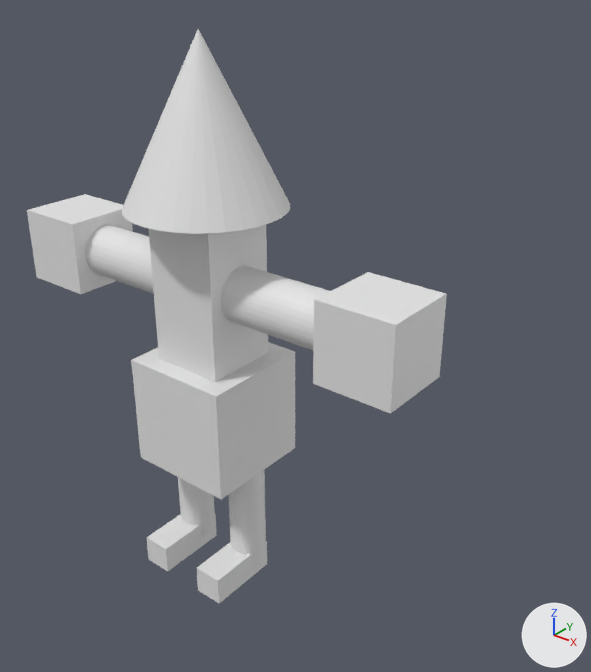
Two versions of the FBX model Game/res/models/body.fbx, one commit apart.
Both versions are drawn from a 50 mm lens placed at (6.75, -6.74, 6.87), pointed at (0.16, 1.49, 1.77). Arrows for +X, +Y and +Z are at lower right; the lights stay in place. Where no turn or scale is listed for an object, it has been applied to the vertices.

The first picture shows 'Body', 'Head', 'Hip', 'Left Arm', 'Left Foot', 'Left Hand', 'Left Leg', 'Right Arm', 'Right Foot', 'Right Hand', 'Right Leg'.
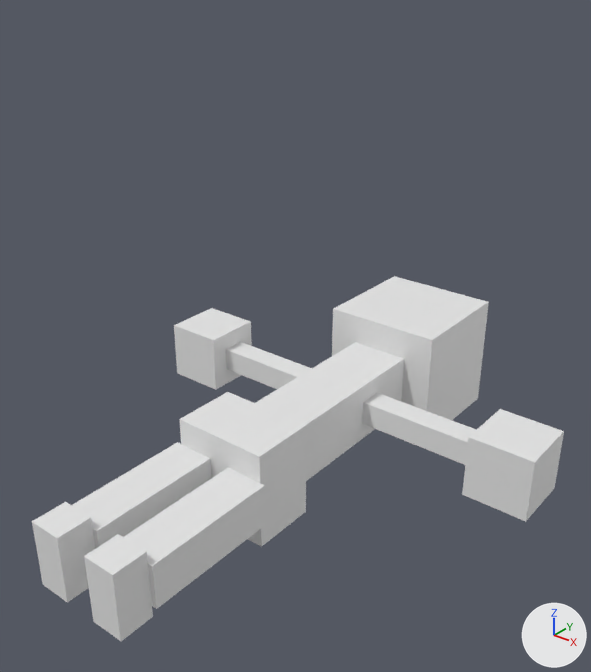
Patch to the scene script:
```diff
--- a/Game/res/models/body.fbx.py
+++ b/Game/res/models/body.fbx.py
@@ me_right_leg @@
-me_right_leg.from_pydata(...)  # 64 vertices, 34 faces; spans x -0.25..0.25, y -0.25..0.25, z -1.0..1.0
+me_right_leg.from_pydata(...)  # 8 vertices, 6 faces; spans x -0.33..0.33, y -1.0..1.0, z -0.33..0.33
+# me_right_leg part 10: 64 vertices removed from x -0.25..0.25, y -0.25..0.25, z -1.0..1.0
+# me_right_leg part 11: 8 vertices added at x -0.33..0.33, y -1.0..1.0, z -0.33..0.33, forming a box
@@ me_left_arm @@
-me_left_arm.from_pydata(...)  # 64 vertices, 34 faces; spans x -1.0..1.0, y -0.35..0.35, z -0.35..0.35
+me_left_arm.from_pydata(...)  # 8 vertices, 6 faces; spans x -1.0..1.0, y -0.2..0.2, z -0.2..0.2
+# me_left_arm part 1: the whole mesh is rebuilt
@@ me_head @@
-me_head.from_pydata(...)  # 33 vertices, 33 faces; spans x -1.0..1.0, y -1.0..1.0, z -1.0..1.0
+me_head.from_pydata(...)  # 8 vertices, 6 faces; spans x -1.0..1.0, y -1.0..1.0, z -1.0..1.0
+# me_head part 8: the whole mesh is rebuilt
@@ me_right_arm @@
-me_right_arm.from_pydata(...)  # 64 vertices, 34 faces; spans x -1.0..1.0, y -0.35..0.35, z -0.35..0.35
+me_right_arm.from_pydata(...)  # 8 vertices, 6 faces; spans x -1.0..1.0, y -0.2..0.2, z -0.2..0.2
+# me_right_arm part 3: the whole mesh is rebuilt
@@ me_body @@
 me_body.from_pydata(...)  # 8 vertices, 6 faces; spans x -0.5..0.5, y -0.5..0.5, z -1.0..1.0
+# me_body part 9: the whole mesh is scaled about its middle by (1, 3, 0.5)
@@ me_hip @@
 me_hip.from_pydata(...)  # 8 vertices, 6 faces; spans x -0.75..0.75, y -0.75..0.75, z -0.75..0.75
+# me_hip part 5: the whole mesh is scaled about its middle by (1, 0.667, 1)
@@ me_right_foot @@
 me_right_foot.from_pydata(...)  # 8 vertices, 6 faces; spans x -0.2..0.2, y -0.5..0.5, z -0.2..0.2
+# me_right_foot part 4: the whole mesh is scaled about its middle by (1.25, 0.5, 2.5)
@@ me_left_foot @@
 me_left_foot.from_pydata(...)  # 8 vertices, 6 faces; spans x -0.2..0.2, y -0.5..0.5, z -0.2..0.2
+# me_left_foot part 2: the whole mesh is scaled about its middle by (1.25, 0.5, 2.5)
@@ me_left_leg @@
-me_left_leg.from_pydata(...)  # 64 vertices, 34 faces; spans x -0.25..0.25, y -0.25..0.25, z -1.0..1.0
+me_left_leg.from_pydata(...)  # 8 vertices, 6 faces; spans x -0.33..0.33, y -1.0..1.0, z -0.33..0.33
+# me_left_leg part 6: 64 vertices removed from x -0.25..0.25, y -0.25..0.25, z -1.0..1.0
+# me_left_leg part 7: 8 vertices added at x -0.33..0.33, y -1.0..1.0, z -0.33..0.33, forming a box
@@ ob_right_leg @@
 ob_right_leg = bpy.data.objects.new('Right Leg', me_right_leg)
-ob_right_leg.location = (-0.5, 0.0, 0.0)
+ob_right_leg.location = (0.5, -1.0, 0.0)
@@ ob_left_arm @@
 ob_left_arm = bpy.data.objects.new('Left Arm', me_left_arm)
-ob_left_arm.location = (1.0, 0.0, 3.0)
+ob_left_arm.location = (-1.5, 3.0, 0.0)
@@ ob_head @@
 ob_head = bpy.data.objects.new('Head', me_head)
-ob_head.location = (0.0, 0.0, 5.0)
+ob_head.location = (0.0, 5.0, 0.0)
@@ ob_right_arm @@
 ob_right_arm = bpy.data.objects.new('Right Arm', me_right_arm)
-ob_right_arm.location = (-1.0, 0.0, 3.0)
+ob_right_arm.location = (1.5, 3.0, 0.0)
@@ ob_body @@
 ob_body = bpy.data.objects.new('Body', me_body)
-ob_body.location = (0.0, 0.0, 3.0)
+ob_body.location = (0.0, 2.5, 0.0)
@@ ob_hip @@
 ob_hip = bpy.data.objects.new('Hip', me_hip)
-ob_hip.location = (0.0, 0.0, 1.25)
+ob_hip.location = (0.0, 0.5, 0.0)
@@ ob_right_foot @@
 ob_right_foot = bpy.data.objects.new('Right Foot', me_right_foot)
-ob_right_foot.location = (-0.5, -0.33, -1.0)
+ob_right_foot.location = (0.5, -2.25, 0.0)
@@ ob_left_hand @@
 ob_left_hand = bpy.data.objects.new('Left Hand', me_left_hand)
-ob_left_hand.location = (-2.5, 0.0, 3.0)
+ob_left_hand.location = (-3.0, 3.0, 0.0)
@@ ob_right_hand @@
 ob_right_hand = bpy.data.objects.new('Right Hand', me_right_hand)
-ob_right_hand.location = (2.5, 0.0, 3.0)
+ob_right_hand.location = (3.0, 3.0, 0.0)
@@ ob_left_foot @@
 ob_left_foot = bpy.data.objects.new('Left Foot', me_left_foot)
-ob_left_foot.location = (0.5, -0.33, -1.0)
+ob_left_foot.location = (-0.5, -2.25, 0.0)
@@ ob_left_leg @@
 ob_left_leg = bpy.data.objects.new('Left Leg', me_left_leg)
-ob_left_leg.location = (0.5, 0.0, 0.0)
+ob_left_leg.location = (-0.5, -1.0, 0.0)
```

Boxes (x1, y1, x2, y2) around the edits, measured in the pictures (591 x 672 px):
'Head', reshaped, moved
    before: (122, 29, 290, 234)
    after: (332, 276, 489, 420)
'Right Hand', moved
    before: (313, 272, 447, 414)
    after: (462, 409, 564, 522)
'Body', mesh rescaled, moved
    before: (148, 225, 268, 382)
    after: (255, 342, 404, 481)
'Hip', mesh rescaled, moved
    before: (131, 342, 295, 499)
    after: (179, 392, 306, 547)
'Left Hand', moved
    before: (27, 194, 133, 294)
    after: (174, 308, 252, 390)
'Right Leg', reshaped, moved
    before: (178, 477, 215, 536)
    after: (124, 467, 266, 609)
'Left Leg', reshaped, moved
    before: (228, 469, 266, 565)
    after: (72, 442, 211, 549)
'Left Arm', reshaped, moved
    before: (221, 266, 330, 350)
    after: (226, 342, 312, 389)
'Right Foot', mesh rescaled, moved
    before: (146, 514, 217, 571)
    after: (84, 534, 153, 641)
'Right Arm', reshaped, moved
    before: (85, 225, 154, 294)
    after: (362, 393, 476, 465)
'Left Foot', mesh rescaled, moved
    before: (197, 542, 267, 603)
    after: (32, 502, 95, 603)
part 6 of me_left_leg, deleted
    before: (228, 469, 266, 565)
part 7 of me_left_leg, added
    after: (72, 442, 211, 549)
part 10 of me_right_leg, deleted
    before: (178, 477, 215, 536)
part 11 of me_right_leg, added
    after: (124, 467, 266, 609)
